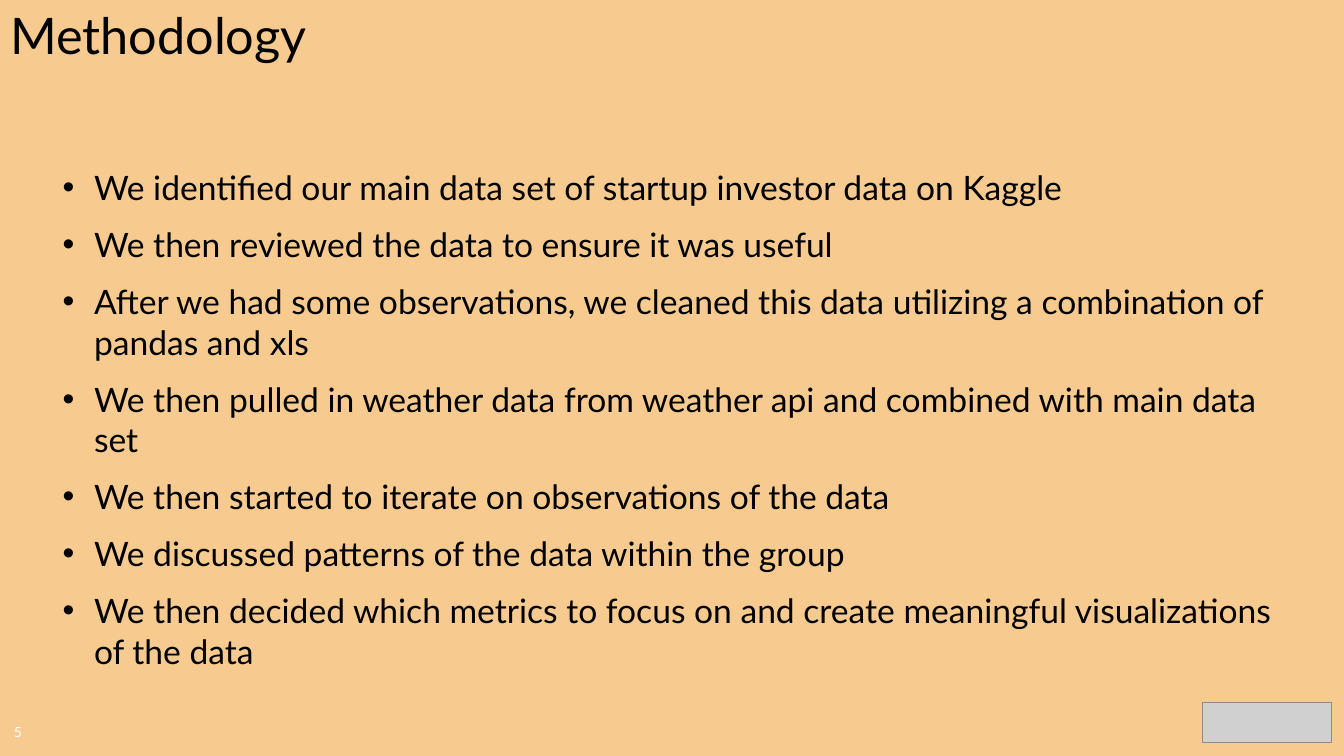
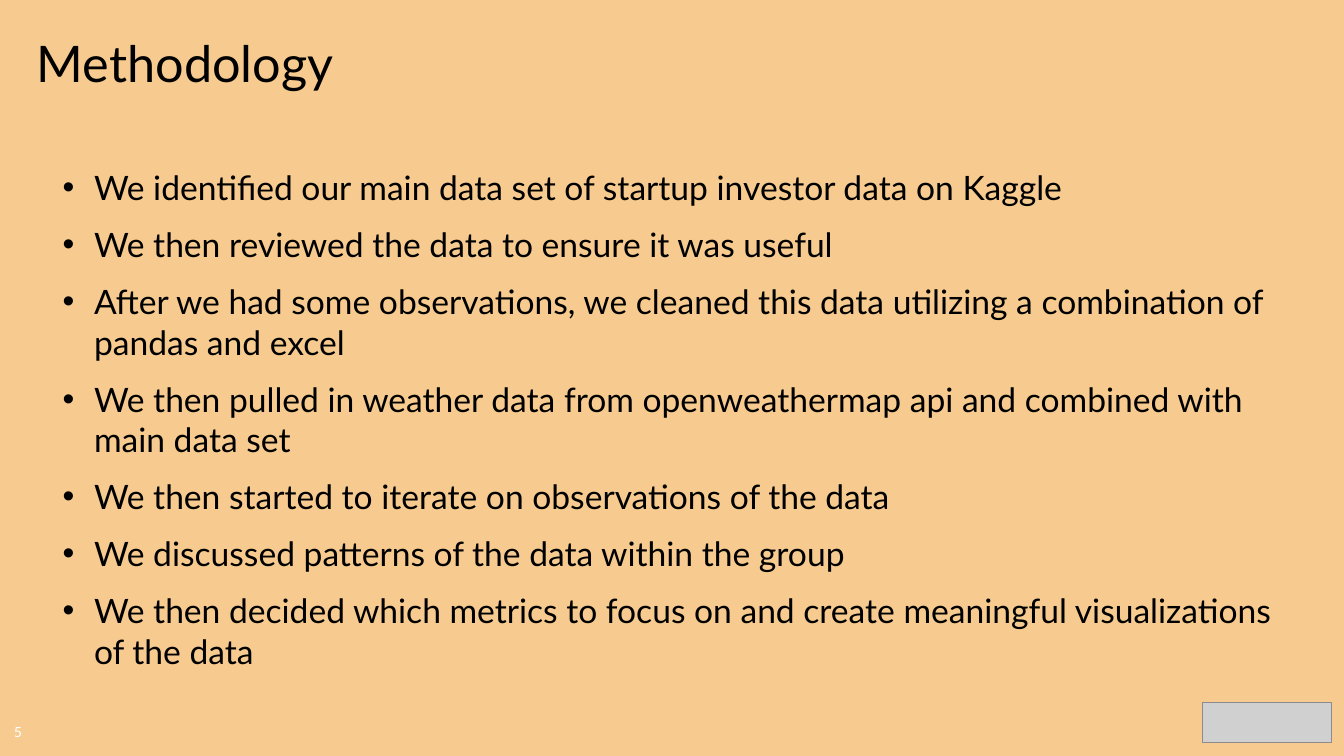
Before and after one commit to CharlesPBiggar/Data-Analytics-Project-1, a slide deck: slide 5 of Presentation/GiterDun Presentation.pptx. Drawn at 1344x756 pixels with LibreOffice and Linux fonts; fonts in the diff are those of the drawing; grey boxes stand for pictures; background and template pictures are left out. Boxes give left, top, right and bottom in pixels: in the first picture for what was removed or moved away, otherwise in the second. Text is boxed around its words. In the diff, an @@ line names an element or a change of style, - is before the commit and + after.

```diff
--- a/Presentation/GiterDun Presentation.pptx
+++ b/Presentation/GiterDun Presentation.pptx
@@ title "Methodology": place and size @@
-title "Methodology" at <box>10,17,307,63</box>
+title "Methodology" at <box>37,45,334,91</box>
@@ text at <box>94,289,1263,453</box>: text changed @@
-• After we had some observations, we cleaned this data utilizing a combination of pandas and xls
-• We then pulled in weather data from weather api and combined with main data set
+• After we had some observations, we cleaned this data utilizing a combination of pandas and excel
+• We then pulled in weather data from openweathermap api and combined with main data set
```
Also in this commit, not shown: 12 other slides changed.
